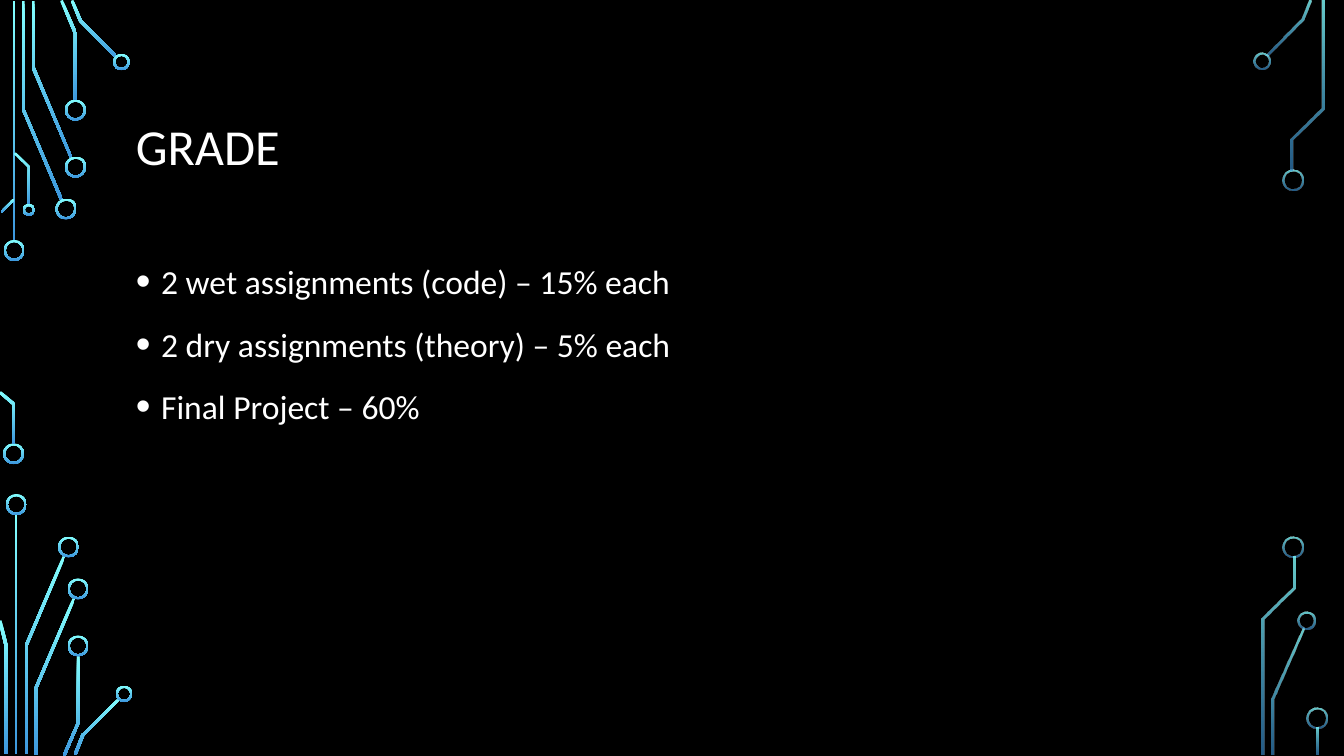
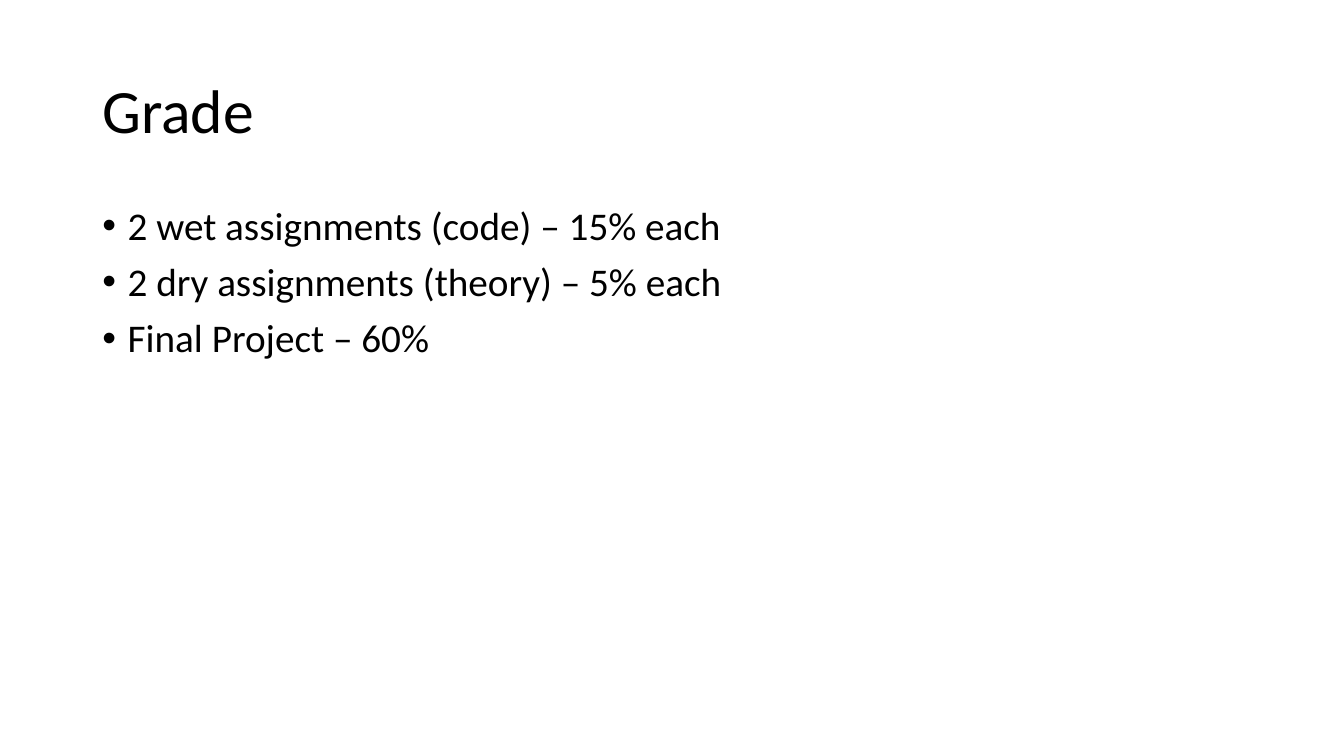
Before and after one commit to TomerVolk/NLP_2021_2022_Winter_Tutorials, a slide deck: slide 3 of Tutorial_01/NLP Course – 097215.pptx. Drawn at 1344x756 pixels with LibreOffice and Linux fonts; fonts in the diff are those of the drawing; background and template pictures are left out. Boxes give left, top, right and bottom in pixels: in the first picture for what was removed or moved away, otherwise in the second. Text is boxed around its words. In the diff, an @@ line names an element or a change of style, - is before the commit and + after.

```diff
--- a/Tutorial_01/NLP Course – 097215.pptx
+++ b/Tutorial_01/NLP Course – 097215.pptx
@@ background picture (left out) to #FFFFFF @@
@@ title at [102,90,253,134]: text changed; size 36 to 44 pt; text colour #FFFFFF to #000000 @@
-GRADE
+Grade
@@ text "2 wet assignments (code) – ...": place and size @@
-text "2 wet assignments (code) – ..." at [161,269,671,425]
+text "2 wet assignments (code) – ..." at [128,211,721,359]
@@ text "2 wet assignments (code) – ..." at [128,211,721,359]: size 24 to 28 pt, text colour #FFFFFF to #000000; line spacing 1.2 to 0.9 @@
@@ group removed at [0,0,1328,756]: 33 freeform shapes, 3 rectangles @@
```
Also in this commit, not shown: 4 other slides changed, 8 other files.
